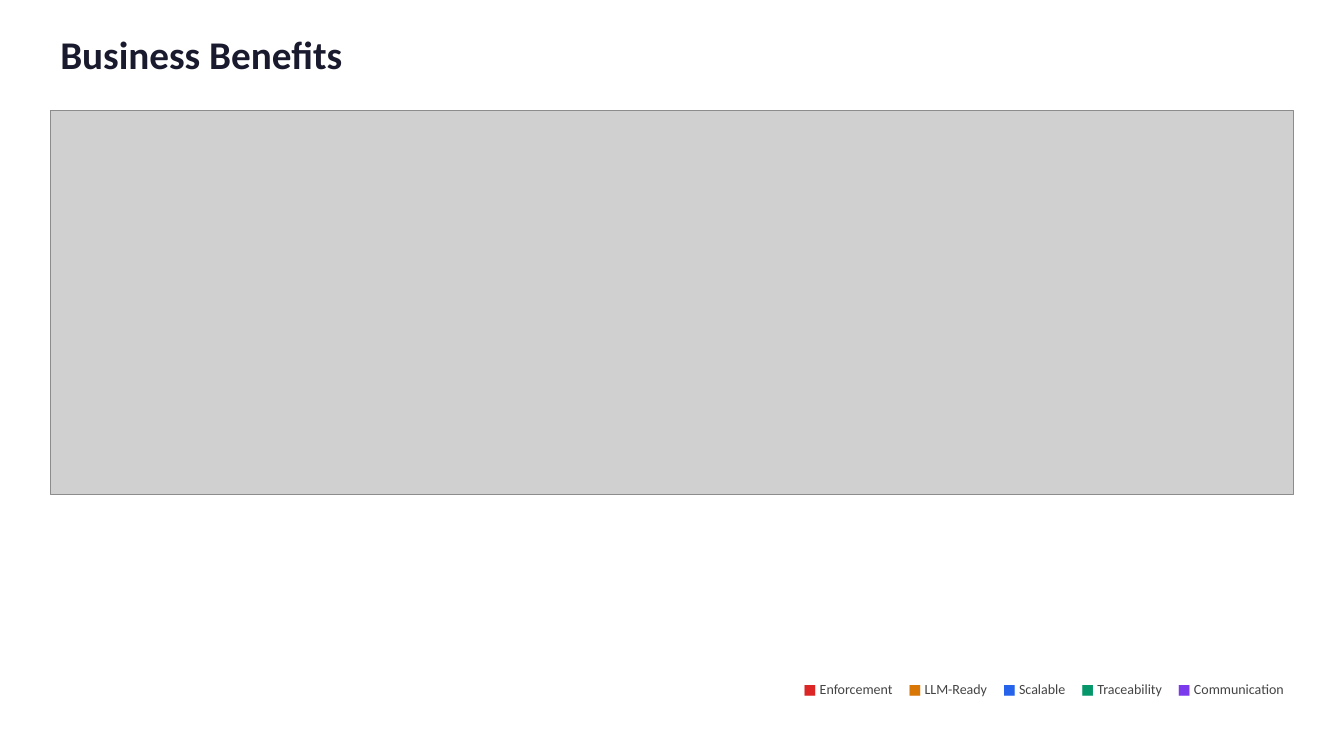
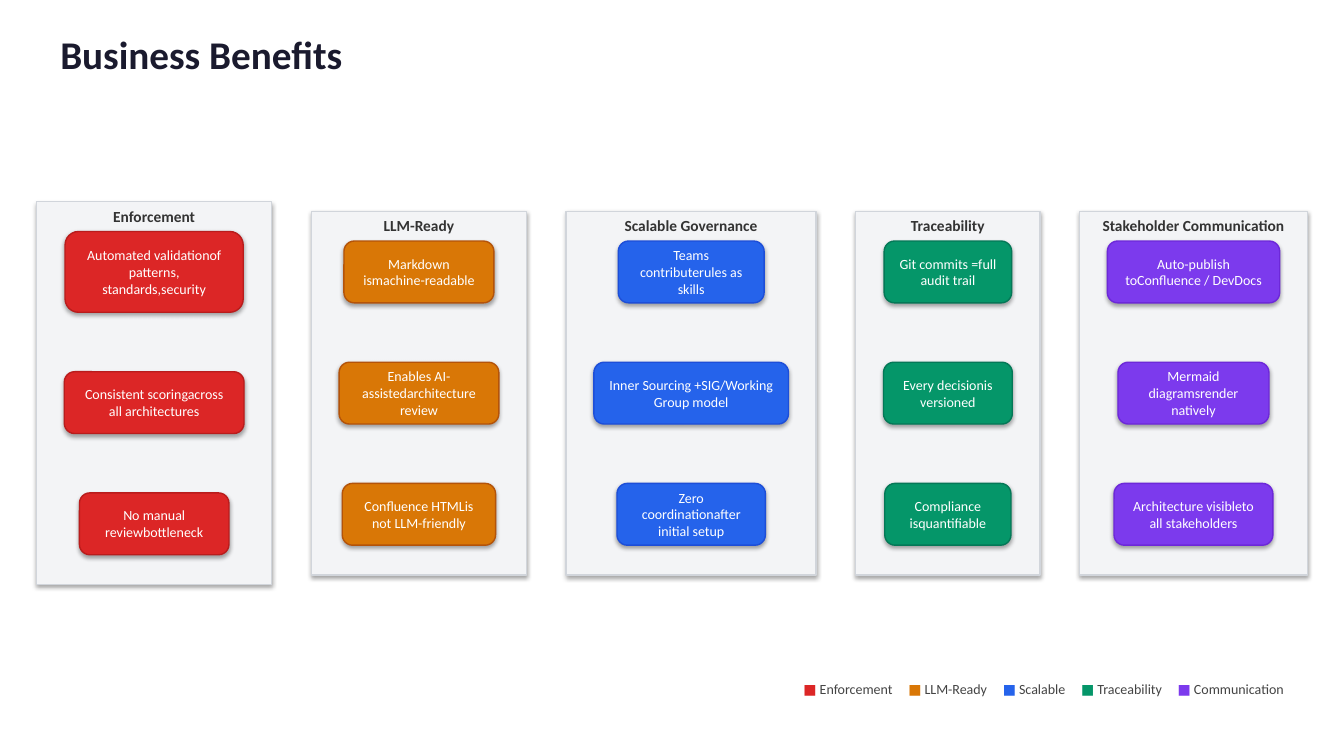
Before and after one commit to byrash/architecture-governance, a slide deck: slide 8 of output/architecture-governance-lifecycle.pptx. Drawn at 1344x756 pixels with LibreOffice and Linux fonts; fonts in the diff are those of the drawing; grey boxes stand for pictures. Boxes give left, top, right and bottom in pixels: in the first picture for what was removed or moved away, otherwise in the second. Text is boxed around its words. In the diff, an @@ line names an element or a change of style, - is before the commit and + after.

```diff
--- a/output/architecture-governance-lifecycle.pptx
+++ b/output/architecture-governance-lifecycle.pptx
@@ picture removed at (50,111,1294,495) @@
@@ rectangle added at (36,202,271,585), fill #F3F4F6, outline #D1D5DB 1 pt, 11 pt, text #333333, bold @@
+Enforcement
@@ rounded rectangle added at (66,232,244,313), fill #DC2626, outline #B91C1C 1 pt, 10 pt, text #FFFFFF @@
+Automated validationof patterns, standards,security
@@ rectangle added at (312,212,526,576), fill #F3F4F6, outline #D1D5DB 1 pt, 11 pt, text #333333, bold @@
+LLM-Ready
@@ rectangle added at (567,212,817,576), fill #F3F4F6, outline #D1D5DB 1 pt, 11 pt, text #333333, bold @@
+Scalable Governance
@@ rectangle added at (856,212,1041,576), fill #F3F4F6, outline #D1D5DB 1 pt, 11 pt, text #333333, bold @@
+Traceability
@@ rectangle added at (1080,212,1308,576), fill #F3F4F6, outline #D1D5DB 1 pt, 11 pt, text #333333, bold @@
+Stakeholder Communication
@@ rounded rectangle added at (344,241,494,302), fill #D97706, outline #B45309 1 pt, 10 pt, text #FFFFFF @@
+Markdown ismachine-readable
@@ rounded rectangle added at (618,241,764,302), fill #2563EB, outline #1D4ED8 1 pt, 10 pt, text #FFFFFF @@
+Teams contributerules as skills
@@ rounded rectangle added at (884,241,1011,302), fill #059669, outline #047857 1 pt, 10 pt, text #FFFFFF @@
+Git commits =full audit trail
@@ rounded rectangle added at (1108,241,1280,302), fill #7C3AED, outline #6D28D9 1 pt, 10 pt, text #FFFFFF @@
+Auto-publish toConfluence / DevDocs
@@ rounded rectangle added at (65,372,244,434), fill #DC2626, outline #B91C1C 1 pt, 10 pt, text #FFFFFF @@
+Consistent scoringacross all architectures
@@ rounded rectangle added at (339,362,498,423), fill #D97706, outline #B45309 1 pt, 10 pt, text #FFFFFF @@
+Enables AI-assistedarchitecture review
@@ rounded rectangle added at (594,362,788,423), fill #2563EB, outline #1D4ED8 1 pt, 10 pt, text #FFFFFF @@
+Inner Sourcing +SIG/Working Group model
@@ rounded rectangle added at (883,362,1012,423), fill #059669, outline #047857 1 pt, 10 pt, text #FFFFFF @@
+Every decisionis versioned
@@ rounded rectangle added at (1118,362,1269,423), fill #7C3AED, outline #6D28D9 1 pt, 10 pt, text #FFFFFF @@
+Mermaid diagramsrender natively
@@ rounded rectangle added at (80,493,229,555), fill #DC2626, outline #B91C1C 1 pt, 10 pt, text #FFFFFF @@
+No manual reviewbottleneck
@@ rounded rectangle added at (343,484,496,545), fill #D97706, outline #B45309 1 pt, 10 pt, text #FFFFFF @@
+Confluence HTMLis not LLM-friendly
@@ rounded rectangle added at (617,484,765,545), fill #2563EB, outline #1D4ED8 1 pt, 10 pt, text #FFFFFF @@
+Zero coordinationafter initial setup
@@ rounded rectangle added at (885,484,1011,545), fill #059669, outline #047857 1 pt, 10 pt, text #FFFFFF @@
+Compliance isquantifiable
@@ rounded rectangle added at (1114,484,1273,545), fill #7C3AED, outline #6D28D9 1 pt, 10 pt, text #FFFFFF @@
+Architecture visibleto all stakeholders
```
Also in this commit, not shown: 9 other slides changed, 22 other files.
